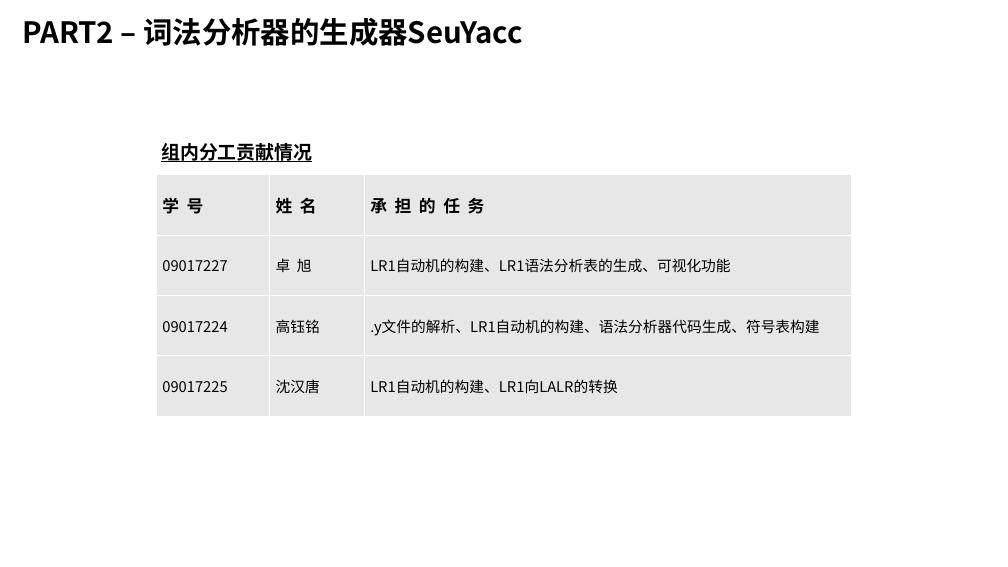
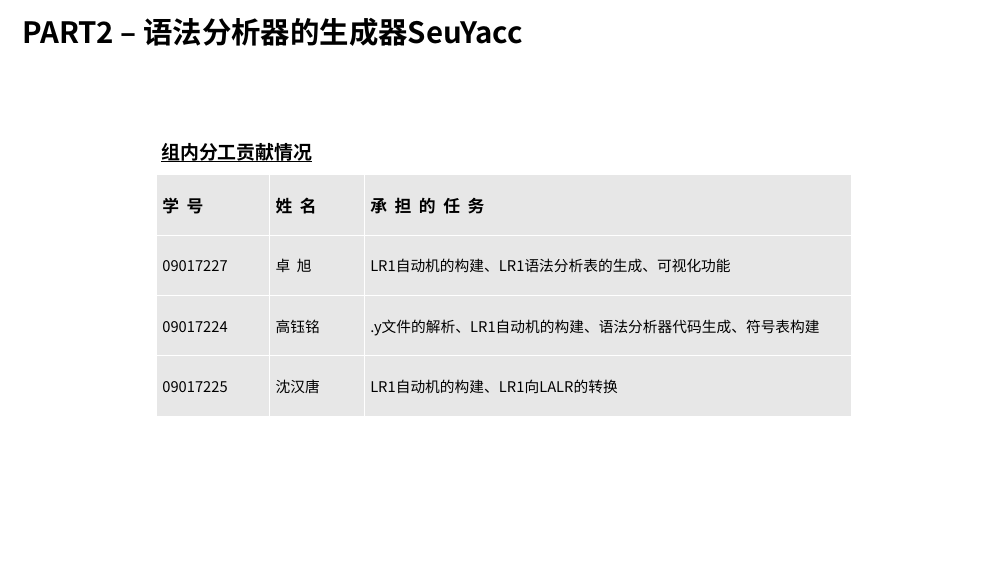
Before and after one commit to z0gSh1u/seu-lex-yacc, a slide deck: slide 14 of doc/答辩Slides.pptx. Drawn at 1008x567 pixels with LibreOffice and Linux fonts; fonts in the diff are those of the drawing. Boxes give left, top, right and bottom in pixels: in the first picture for what was removed or moved away, otherwise in the second. Text is boxed around its words. In the diff, an @@ line names an element or a change of style, - is before the commit and + after.

```diff
--- a/doc/答辩Slides.pptx
+++ b/doc/答辩Slides.pptx
@@ text at (22, 18, 523, 46): text changed @@
-PART2 – 词法分析器的生成器SeuYacc
+PART2 – 语法分析器的生成器SeuYacc
```
Also in this commit, not shown: 7 other slides changed, 12 other files.
